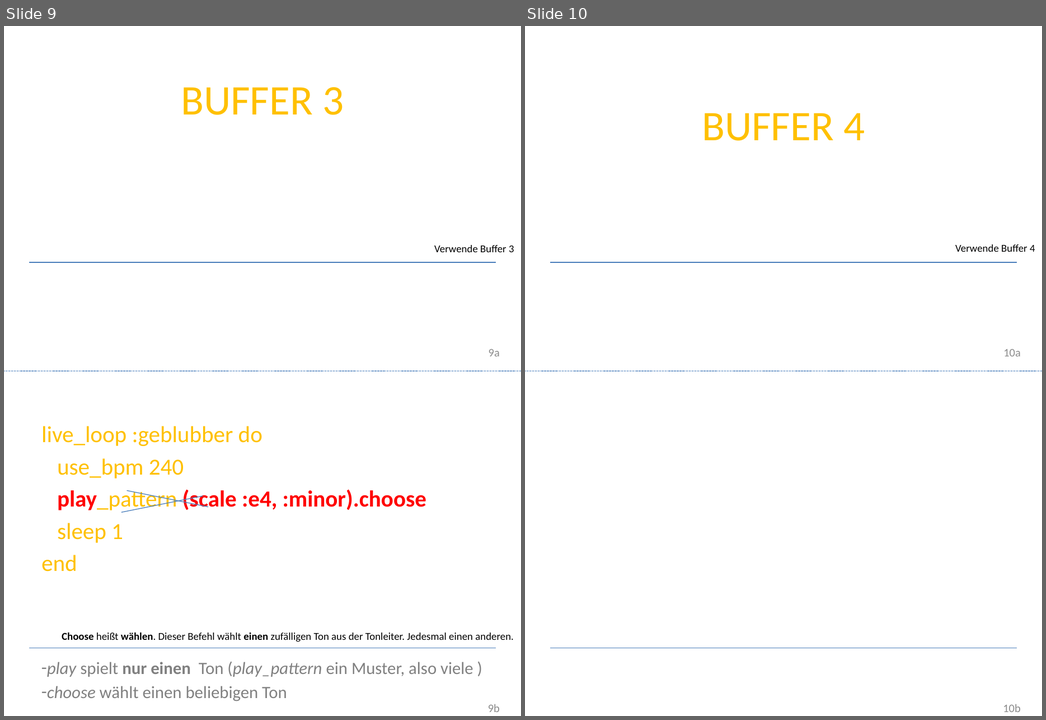
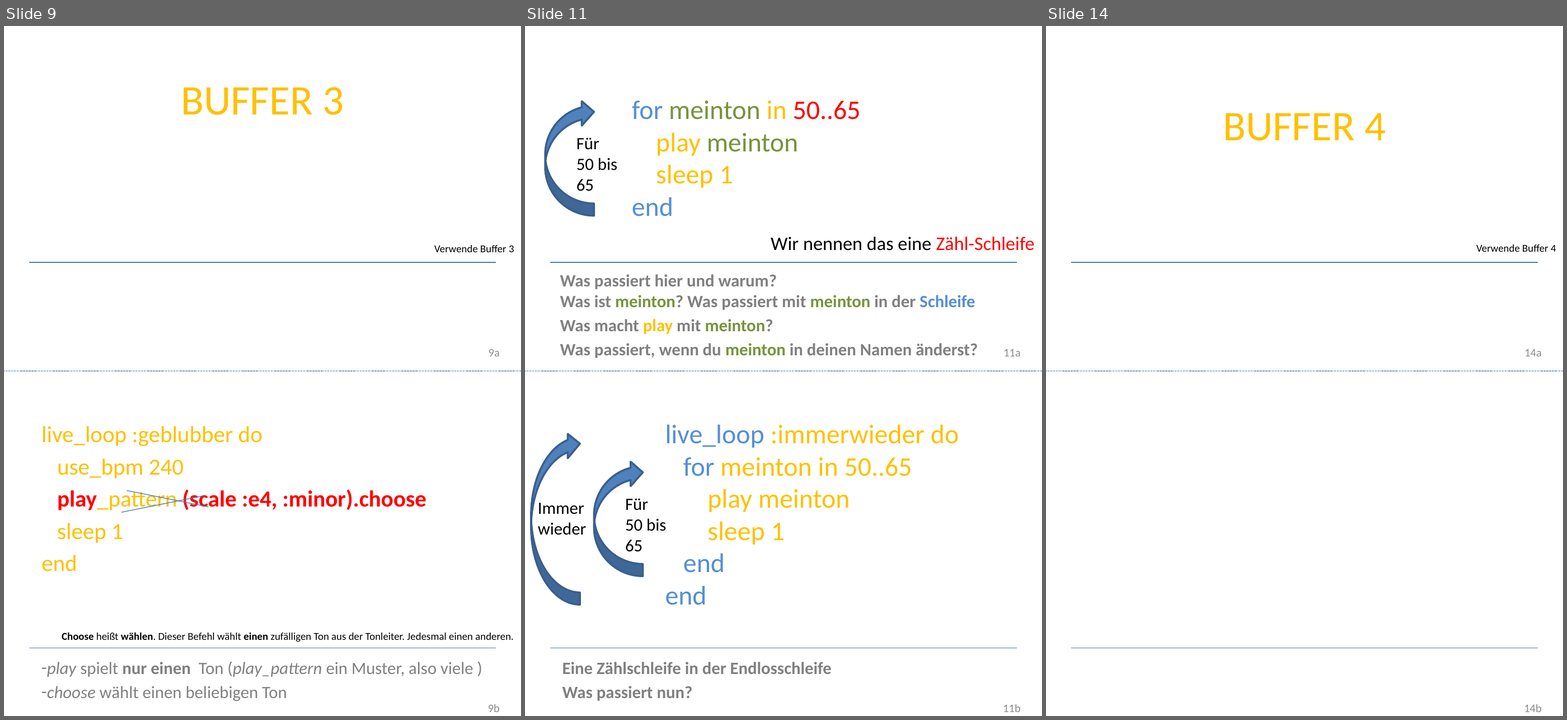
Before and after one commit to Devoxx4KidsDE/SonicPI, a slide deck: presentation/de/Sonic PI Workshop_de.pptx. Shown side by side, each under a label of ours: slides 9 and 10 before the commit, slides 9, 11 and 14 after it; the slides between them are not shown. The pictures are 1046x720 and 1567x720 pixels, drawn with LibreOffice and Linux fonts; fonts in the diff are those of the drawing; background and template pictures are left out. Boxes give left, top, right and bottom in pixels: in the first picture for what was removed or moved away, otherwise in the second. Text is boxed around its words. In the diff, an @@ line names an element or a change of style, - is before the commit and + after.

Commit message:
added more loop ideas to german presentation

```diff
--- a/presentation/de/Sonic PI Workshop_de.pptx
+++ b/presentation/de/Sonic PI Workshop_de.pptx
@@ slide 11 added at (525,26,1042,716), background #FFFFFF; not listed: 5 template elements that a slide beside it also shows @@
@@ curved left arrow added at (545,100,594,216), fill #4F81BD, outline #3A5F8C 2 pt @@
@@ text added at (632,100,861,216), 28 pt, text #77933C @@
+for meinton in 50..65
+play meinton
+sleep 1
+end
@@ text added at (577,137,617,191), 18 pt, text #000000 @@
+Für
+50 bis
+65
@@ text added at (771,237,1035,251), 20 pt, text #000000 @@
+Wir nennen das eine Zähl-Schleife
@@ text added at (560,274,978,358), 18 pt, text #808080, bold @@
+Was passiert hier und warum?
+Was ist meinton? Was passiert mit meinton in der Schleife
+Was macht play mit meinton?
+Was passiert, wenn du meinton in deinen Namen änderst?
@@ text added at (666,424,959,605), 28 pt, text #FFC000 @@
+live_loop :immerwieder do
+for meinton in 50..65
+play meinton
+sleep 1
+end
+end
@@ curved left arrow added at (531,431,580,605), fill #4F81BD, outline #3A5F8C 2 pt @@
@@ curved left arrow added at (594,460,643,576), fill #4F81BD, outline #3A5F8C 2 pt @@
@@ text added at (538,503,587,535), 18 pt, text #000000 @@
+Immer
+wieder
@@ text added at (625,498,666,552), 18 pt, text #000000 @@
+Für
+50 bis
+65
@@ text added at (563,662,832,701), 18 pt, text #808080, bold @@
+Eine Zählschleife in der Endlosschleife
+Was passiert nun?
@@ what was slide 10 is now slide 14 @@
@@ page number at (1525,349,1542,356): text changed @@
-10a
+14a
@@ page number at (1524,704,1542,712): text changed @@
-10b
+14b
```
Also in this commit, not shown: 4 slides changed, 3 other slides added.
